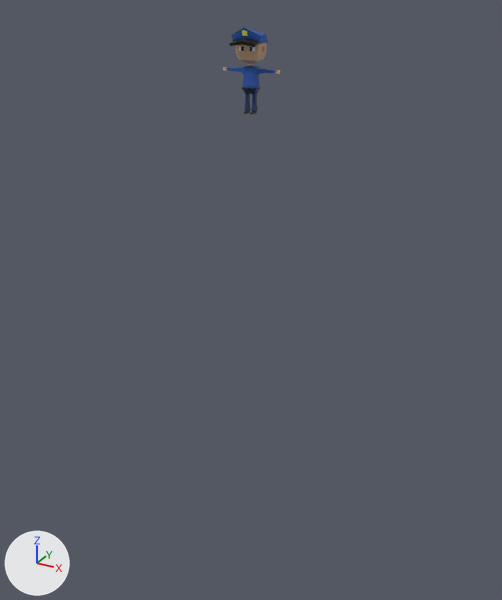
The Blender file Game Materials/3dmodels-characters.blend, before and after one commit.
The view is the same before and after, from a 50 mm camera at (6.87, -12.49, 2.19) aimed at (-0.03, 0.04, -4.07). Lighting does not change. The marker at lower left points along +X, +Y and +Z.

Objects in the first picture: 'Police'.
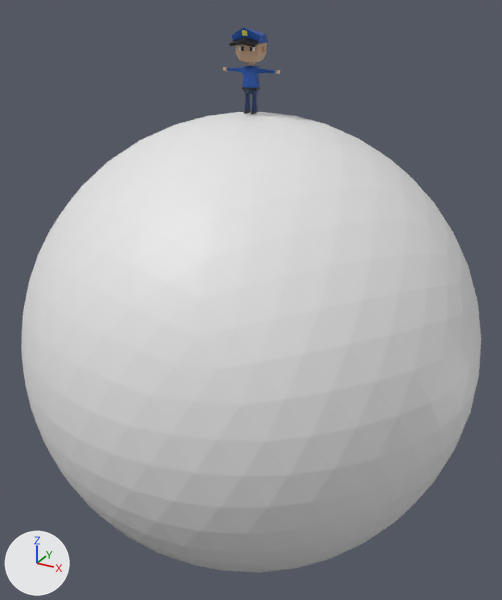
Pixel boxes (x1, y1, x2, y2) of what changed, in the pictures (502 x 600 px):
'Icosphere', added: after (21, 112, 481, 573)

What changed in the scene script:
```text
Add me_icosphere:
    me_icosphere.from_pydata(...)  # an icosphere of 1280 faces spanning x -1.0..1.0, y -1.0..1.0, z -1.0..1.0
Add ob_icosphere:
    ob_icosphere = bpy.data.objects.new('Icosphere', me_icosphere)
    ob_icosphere.location = (0.0, 0.0, -5.0)
    ob_icosphere.scale = (5.0, 5.0, 5.0)
```
